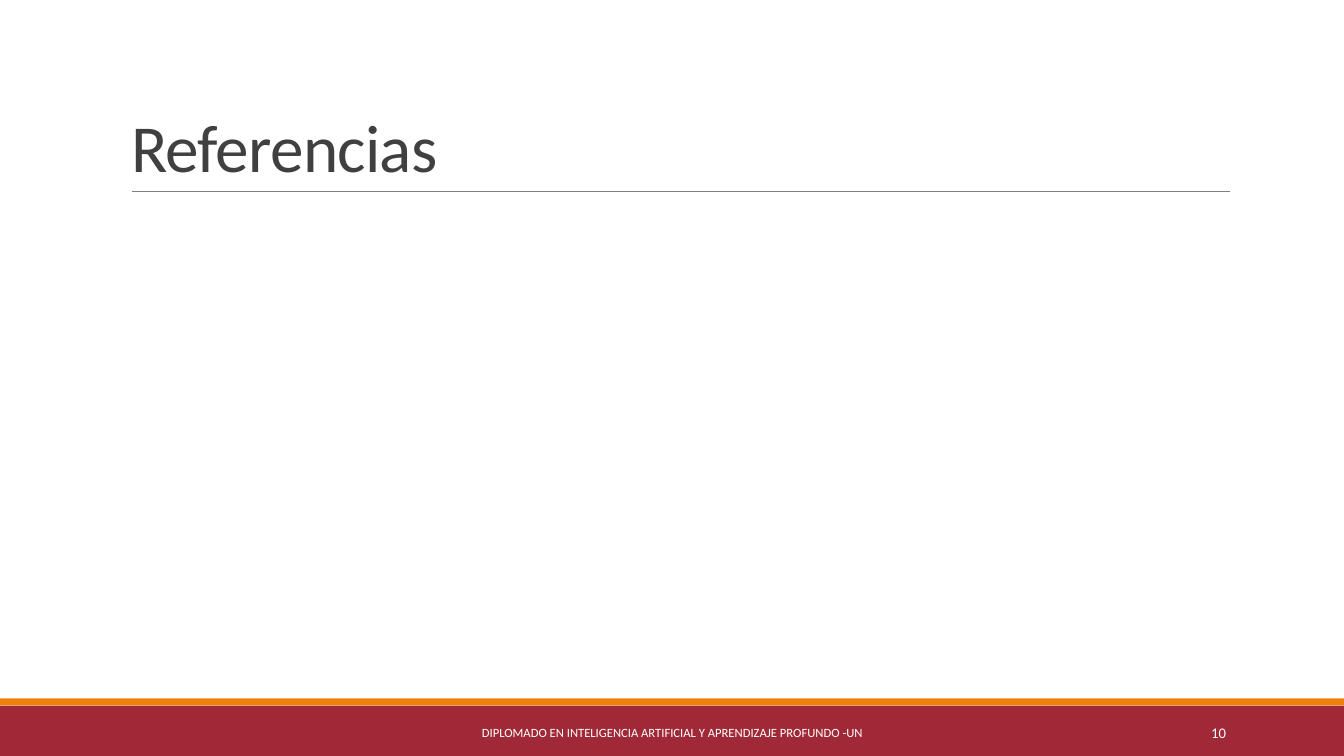
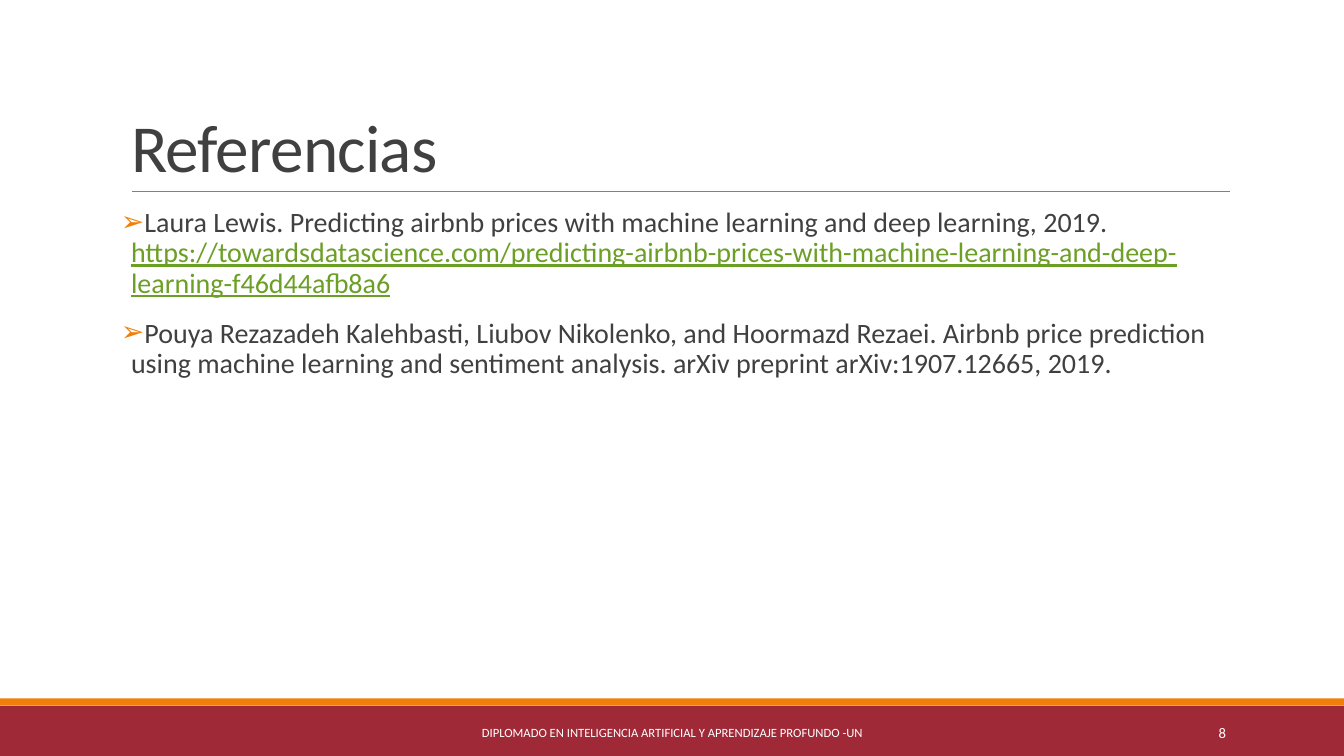
Before and after one commit to anmarphy/Airbnb-Deep-Learning-Pricing-Model, a slide deck: slide 8 of Presentacion_v1.pptx (slide 10 before the commit). Drawn at 1344x756 pixels with LibreOffice and Linux fonts; fonts in the diff are those of the drawing. Boxes give left, top, right and bottom in pixels: in the first picture for what was removed or moved away, otherwise in the second. Text is boxed around its words. In the diff, an @@ line names an element or a change of style, - is before the commit and + after.

```diff
--- a/Presentacion_v1.pptx
+++ b/Presentacion_v1.pptx
@@ text added at (131,212,1205,378), 20 pt, text #404040 @@
+➢ Laura Lewis. Predicting airbnb prices with machine learning and deep learning, 2019. https://towardsdatascience.com/predicting-airbnb-prices-with-machine-learning-and-deep-learning-f46d44afb8a6
+➢ Pouya Rezazadeh Kalehbasti, Liubov Nikolenko, and Hoormazd Rezaei. Airbnb price prediction using machine learning and sentiment analysis. arXiv preprint arXiv:1907.12665, 2019.
@@ page number at (1219,728,1226,738): text changed @@
-10
+8
```
Also in this commit, not shown: 6 other slides changed, 2 slides removed.
